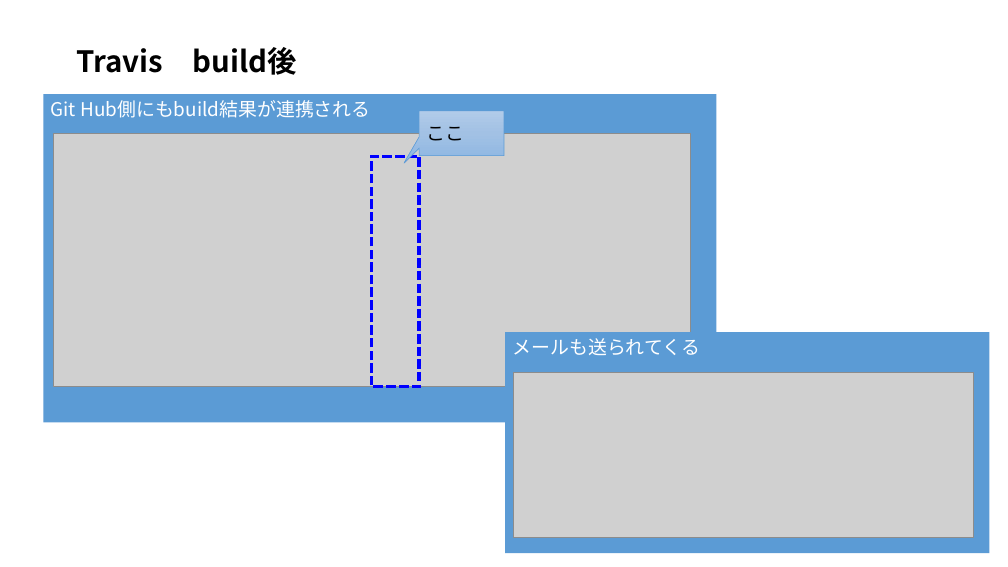
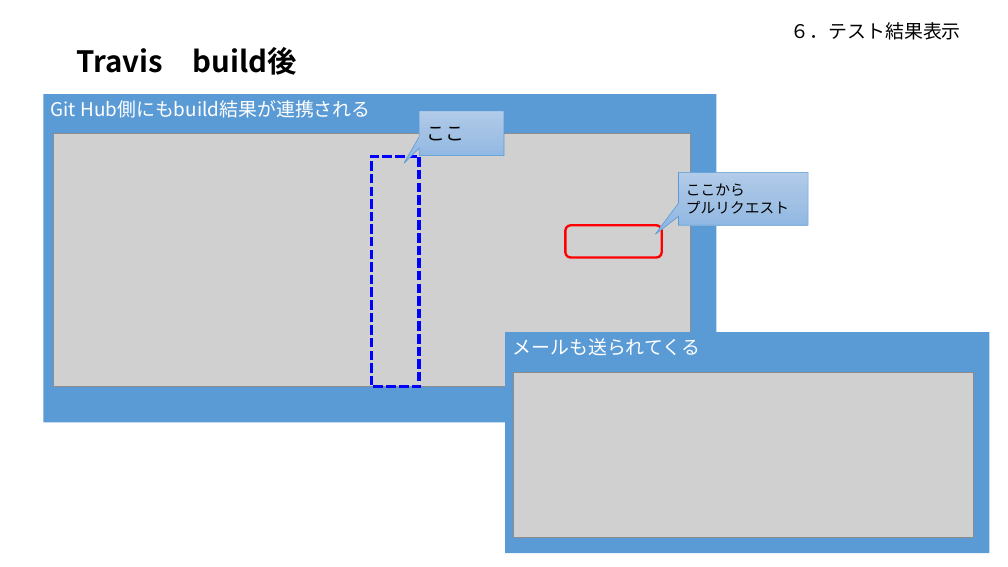
Before and after one commit to piyo-team-d1/pra1, a slide deck: slide 7 of memo/【TeamD】コミットからテストまで.pptx. Drawn at 1008x567 pixels with LibreOffice and Linux fonts; fonts in the diff are those of the drawing; grey boxes stand for pictures. Boxes give left, top, right and bottom in pixels: in the first picture for what was removed or moved away, otherwise in the second. Text is boxed around its words. In the diff, an @@ line names an element or a change of style, - is before the commit and + after.

```diff
--- a/memo/【TeamD】コミットからテストまで.pptx
+++ b/memo/【TeamD】コミットからテストまで.pptx
@@ text added at [791,22,961,40], 18 pt, text #000000 @@
+６．テスト結果表示
@@ speech box added at [678,172,808,225], fill gradient #B1CBE9 to #A3C1E5 to #93B9E4, outline #5B9BD5 0.5 pt, 14 pt, text #000000 @@
+ここから
+プルリクエスト
@@ rounded rectangle added at [566,225,662,258], outline #FF0000 2.25 pt @@
```
Also in this commit, not shown: 4 other slides changed, 1 slide added, 1 slide removed.
